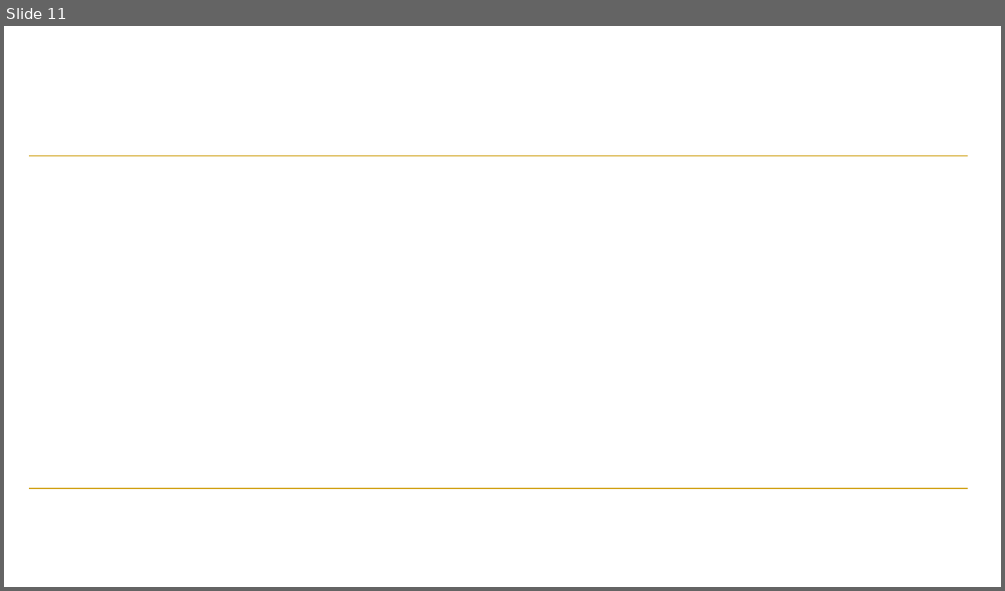
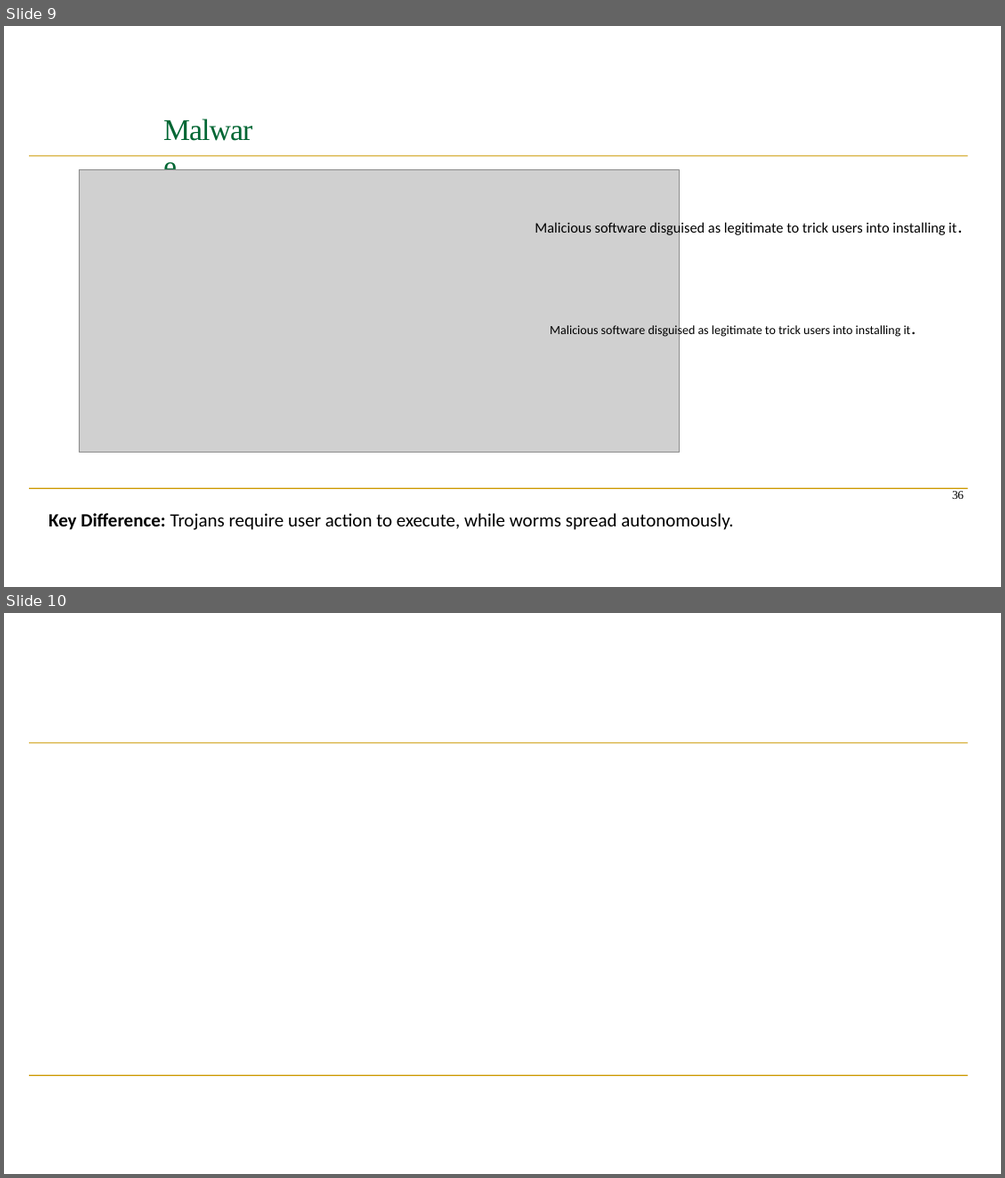
Before and after one commit to SagarChhabriya/Sem-6, a slide deck: 04-info-security/IS-VVeek-02-03.pptx. Shown one above the other, each under a label of ours: slide 11 before the commit, slides 9 and 10 after it. The pictures are 1005x591 and 1005x1178 pixels, drawn with LibreOffice and Linux fonts; fonts in the diff are those of the drawing; grey boxes stand for pictures; background and template pictures are left out. Boxes give left, top, right and bottom in pixels: in the first picture for what was removed or moved away, otherwise in the second. Text is boxed around its words. In the diff, an @@ line names an element or a change of style, - is before the commit and + after.

```diff
--- a/04-info-security/IS-VVeek-02-03.pptx
+++ b/04-info-security/IS-VVeek-02-03.pptx
@@ slide 9 added at <box>4,26,1001,587</box>, background #FFFFFF @@
@@ title added at <box>162,110,266,148</box>, 29 pt, text #006633 @@
+Malware
@@ freeform shape added at <box>29,155,968,156</box>, fill #CC9900 @@
@@ picture added at <box>79,169,680,452</box> @@
@@ table added at <box>527,211,989,241</box>, 1 rows, 1 columns @@
+Malicious software disguised as legitimate to trick users into installing it.
@@ table added at <box>542,313,960,343</box>, 1 rows, 1 columns @@
+Malicious software disguised as legitimate to trick users into installing it.
@@ freeform shape added at <box>29,487,968,489</box>, fill #CC9900 @@
@@ text added at <box>952,491,963,499</box>, 11.5 pt, text #000000 @@
+36
@@ text added at <box>48,513,733,530</box>, 18 pt, text #000000 @@
+Key Difference: Trojans require user action to execute, while worms spread autonomously.
@@ what was slide 11 is now slide 10 @@
```
Also in this commit, not shown: 21 slides changed, 1 other slide added, 7 slides removed, 9 other files.
